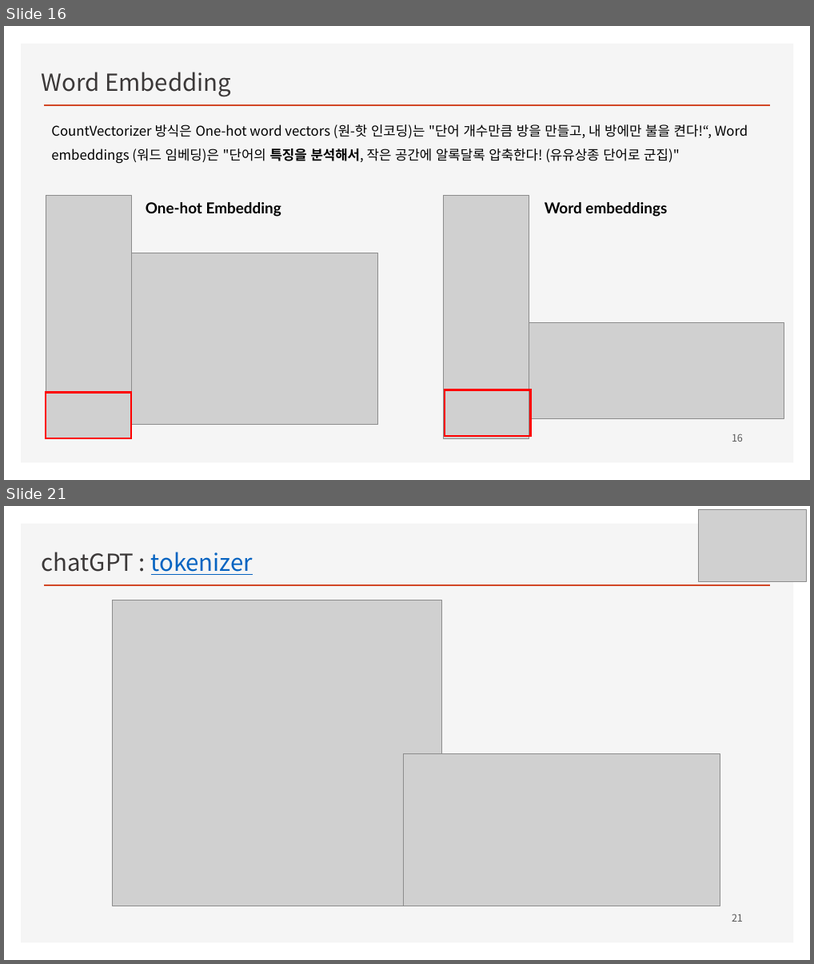
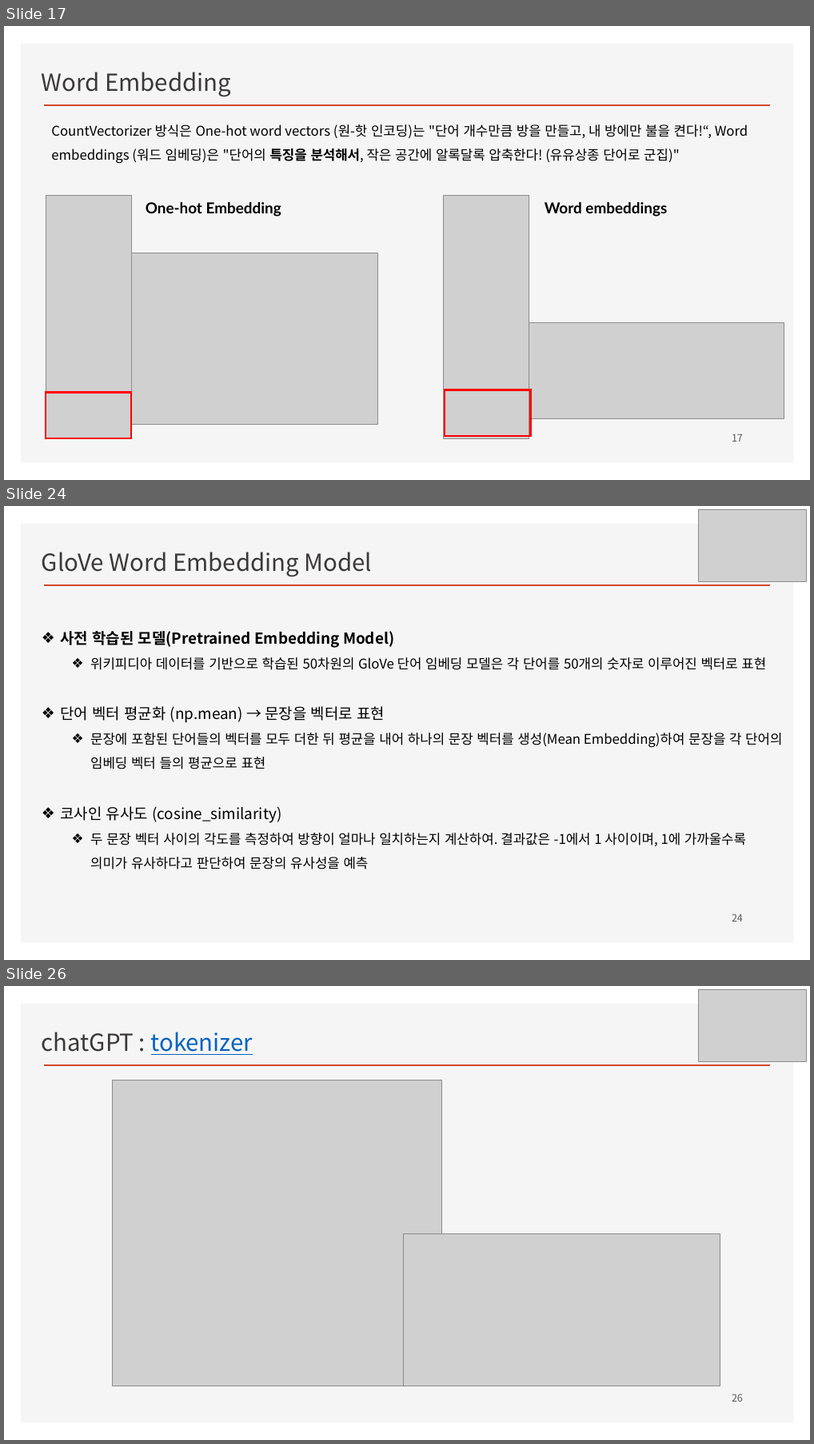
Before and after one commit to ancestor9/mathematics-for-machine-learning, a slide deck: Linear_Algebra/w8_Recommendation System.pptx. Shown one above the other, each under a label of ours: slides 16 and 21 before the commit, slides 17, 24 and 26 after it; the slides between them are not shown. The pictures are 814x964 and 814x1444 pixels, drawn with LibreOffice and Linux fonts; fonts in the diff are those of the drawing; grey boxes stand for pictures; background and template pictures are left out. Boxes give left, top, right and bottom in pixels: in the first picture for what was removed or moved away, otherwise in the second. Text is boxed around its words. In the diff, an @@ line names an element or a change of style, - is before the commit and + after.

```diff
--- a/Linear_Algebra/w8_Recommendation System.pptx
+++ b/Linear_Algebra/w8_Recommendation System.pptx
@@ slide 24 added at [4,506,810,960], background #FFFFFF; not listed: 2 template elements that a slide beside it also shows @@
@@ picture added at [699,510,807,582] @@
@@ text added at [42,552,372,577], 28 pt, text #3B3838 @@
+GloVe Word Embedding Model
@@ text added at [60,631,782,869], 16 pt, text #000000 @@
+❖ 사전 학습된 모델(Pretrained Embedding Model)
+  ❖ 위키피디아 데이터를 기반으로 학습된 50차원의 GloVe 단어 임베딩 모델은 각 단어를 50개의 숫자로 이루어진 벡터로 표현
+❖ 단어 벡터 평균화 (np.mean) → 문장을 벡터로 표현
+  ❖ 문장에 포함된 단어들의 벡터를 모두 더한 뒤 평균을 내어 하나의 문장 벡터를 생성(Mean Embedding)하여 문장을 각 단어의 임베딩 벡터 들의 평균으로 표현
+❖ 코사인 유사도 (cosine_similarity)
+  ❖ 두 문장 벡터 사이의 각도를 측정하여 방향이 얼마나 일치하는지 계산하여. 결과값은 -1에서 1 사이이며, 1에 가까울수록 의미가 유사하다고 판단하여 문장의 유사성을 예측
@@ page number added at [732,913,743,921], 12 pt, text #595959 @@
+24
@@ what was slide 16 is now slide 17 @@
@@ page number at [732,434,743,441]: text changed @@
-16
+17
@@ what was slide 21 is now slide 26 @@
@@ page number at [732,1393,743,1401]: text changed @@
-21
+26
```
Also in this commit, not shown: 8 slides changed, 7 other slides added, 3 slides removed.
